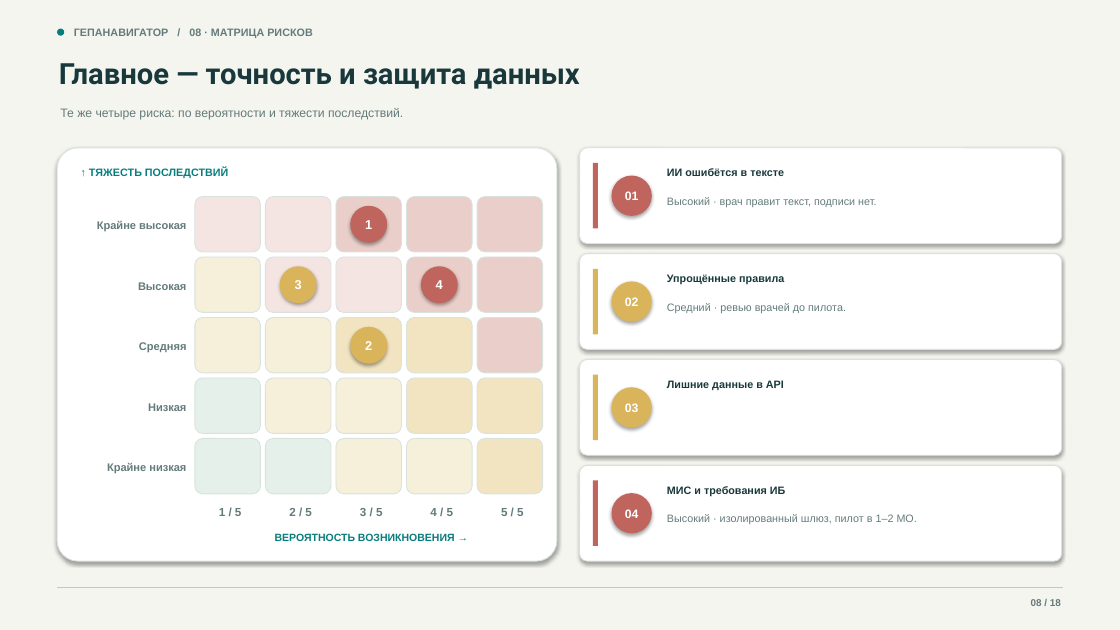
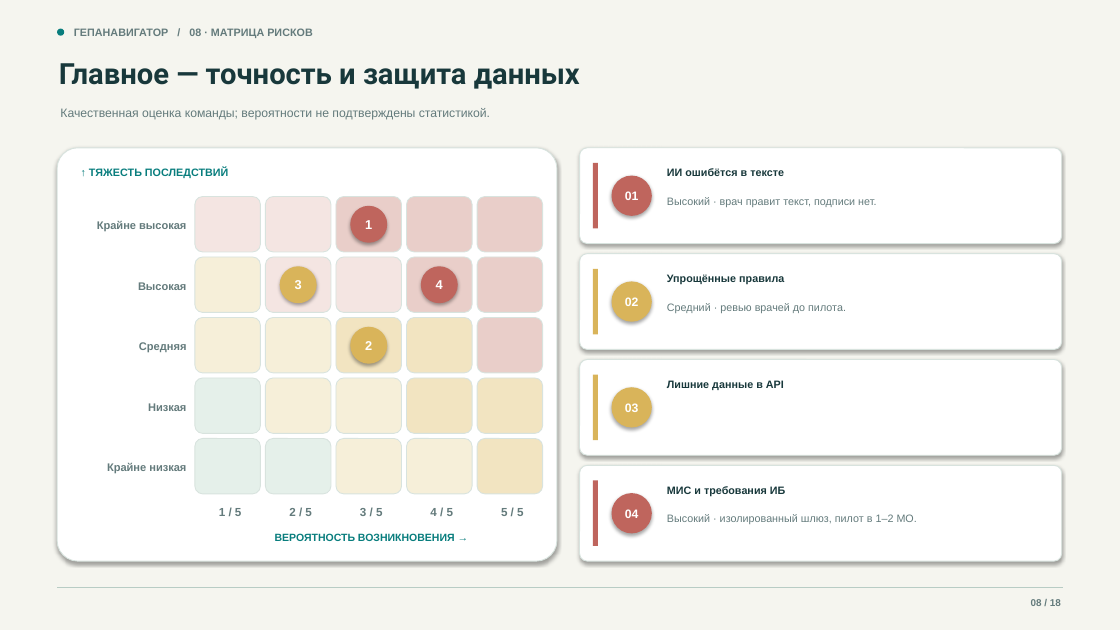
Before and after one commit to devenportg/GepaNavigator, a slide deck: slide 8 of deliverables/GepaNavigator_release.pptx. Drawn at 1120x630 pixels with LibreOffice and Linux fonts; fonts in the diff are those of the drawing. Boxes give left, top, right and bottom in pixels: in the first picture for what was removed or moved away, otherwise in the second. Text is boxed around its words. In the diff, an @@ line names an element or a change of style, - is before the commit and + after.

```diff
--- a/deliverables/GepaNavigator_release.pptx
+++ b/deliverables/GepaNavigator_release.pptx
@@ text at <box>60,108,490,120</box>: text changed @@
-Те же четыре риска: по вероятности и тяжести последствий.
+Качественная оценка команды; вероятности не подтверждены статистикой.
```
Also in this commit, not shown: 10 other slides changed, 9 other files.
